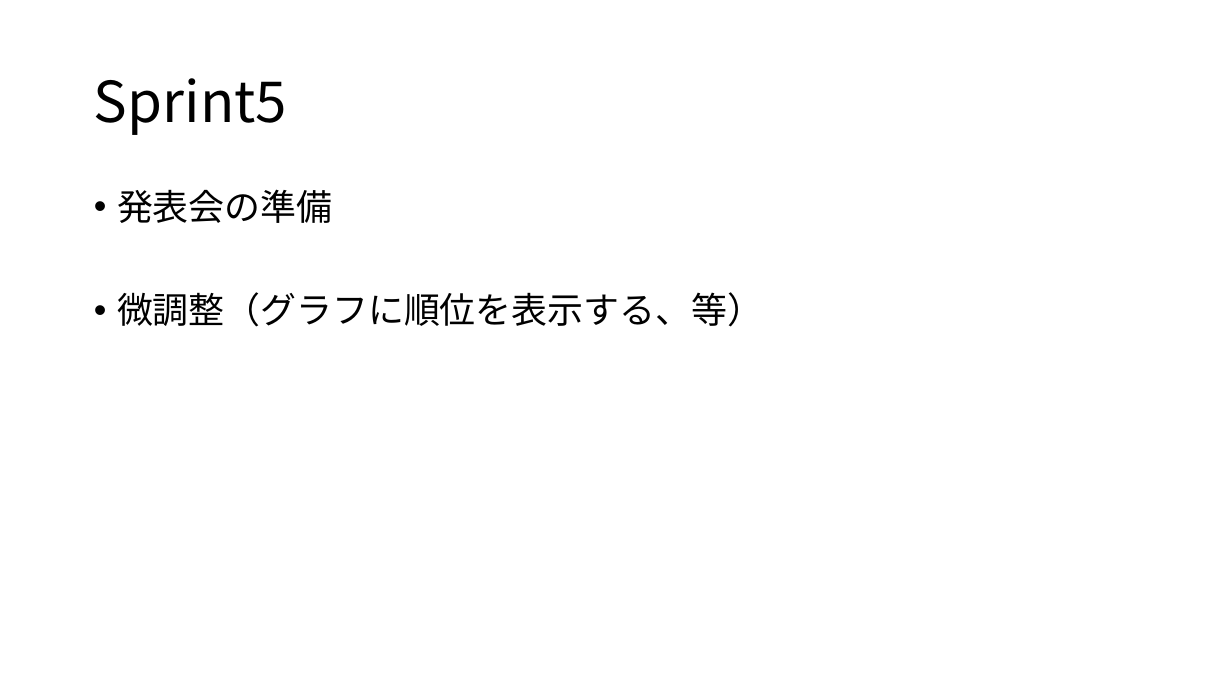
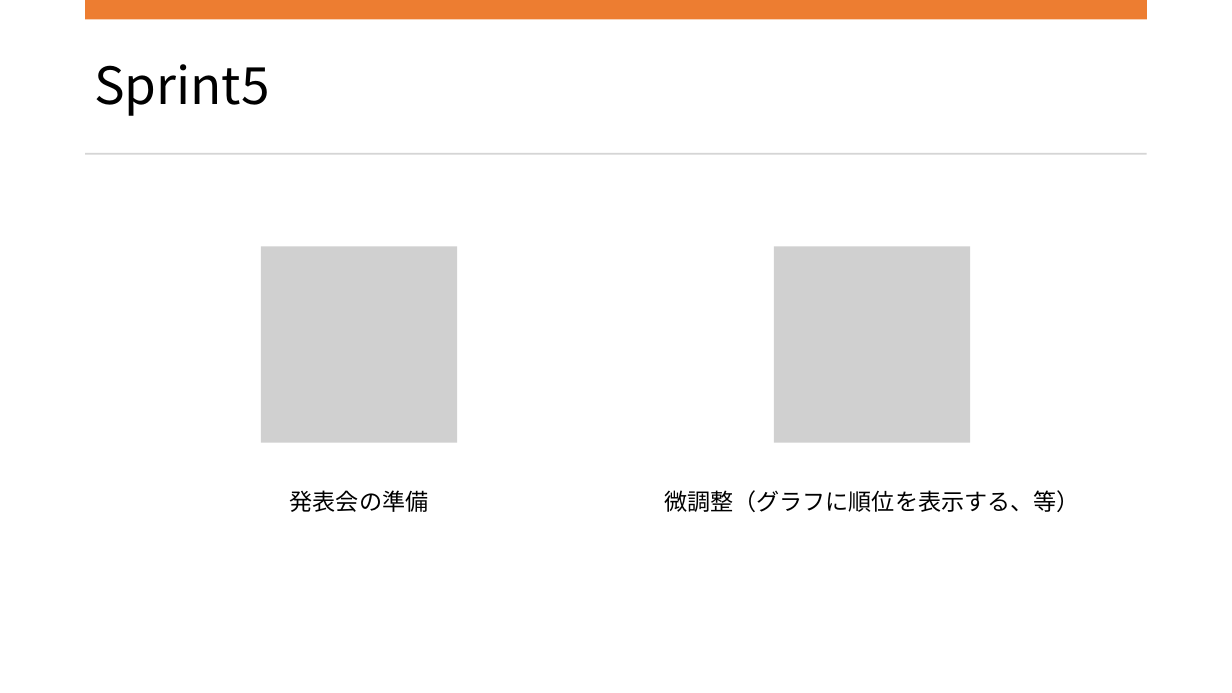
Before and after one commit to limich001/PlaySpace, a slide deck: slide 13 of プレゼンのやつ.pptx (slide 10 before the commit). Drawn at 1232x693 pixels with LibreOffice and Linux fonts; fonts in the diff are those of the drawing; grey boxes stand for pictures. Boxes give left, top, right and bottom in pixels: in the first picture for what was removed or moved away, otherwise in the second. Text is boxed around its words. In the diff, an @@ line names an element or a change of style, - is before the commit and + after.

```diff
--- a/プレゼンのやつ.pptx
+++ b/プレゼンのやつ.pptx
@@ rectangle added at [85,0,1147,19], fill #ED7D31 @@
@@ title "Sprint5" at [94,64,269,116]: size 44 to 40 pt @@
@@ rectangle added at [85,152,1147,154], fill #D5D5D5 @@
@@ text at [117,189,332,223]: paragraph removed @@
-• 発表会の準備
@@ picture added at [261,247,457,444] @@
@@ picture added at [774,247,970,444] @@
@@ text added at [290,490,429,512], 18 pt, text #000000 @@
+発表会の準備
@@ text "微調整（グラフに順位を表示する、等）": place and size @@
-text "微調整（グラフに順位を表示する、等）" at [117,189,763,327]
+text "微調整（グラフに順位を表示する、等）" at [664,490,1080,512]
@@ text "微調整（グラフに順位を表示する、等）" at [664,490,1080,512]: size 28 to 18 pt; alignment left to centre; bullet • to none; less space between paragraphs @@
```
Also in this commit, not shown: 8 other slides changed, 3 slides added.
